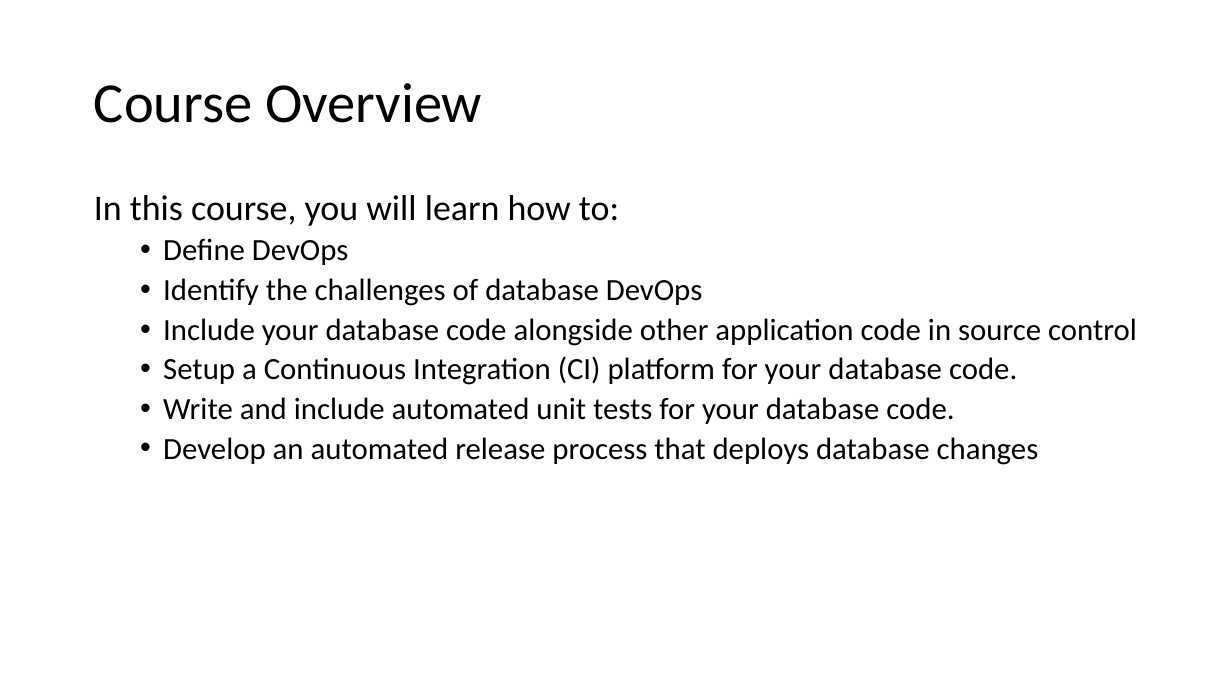
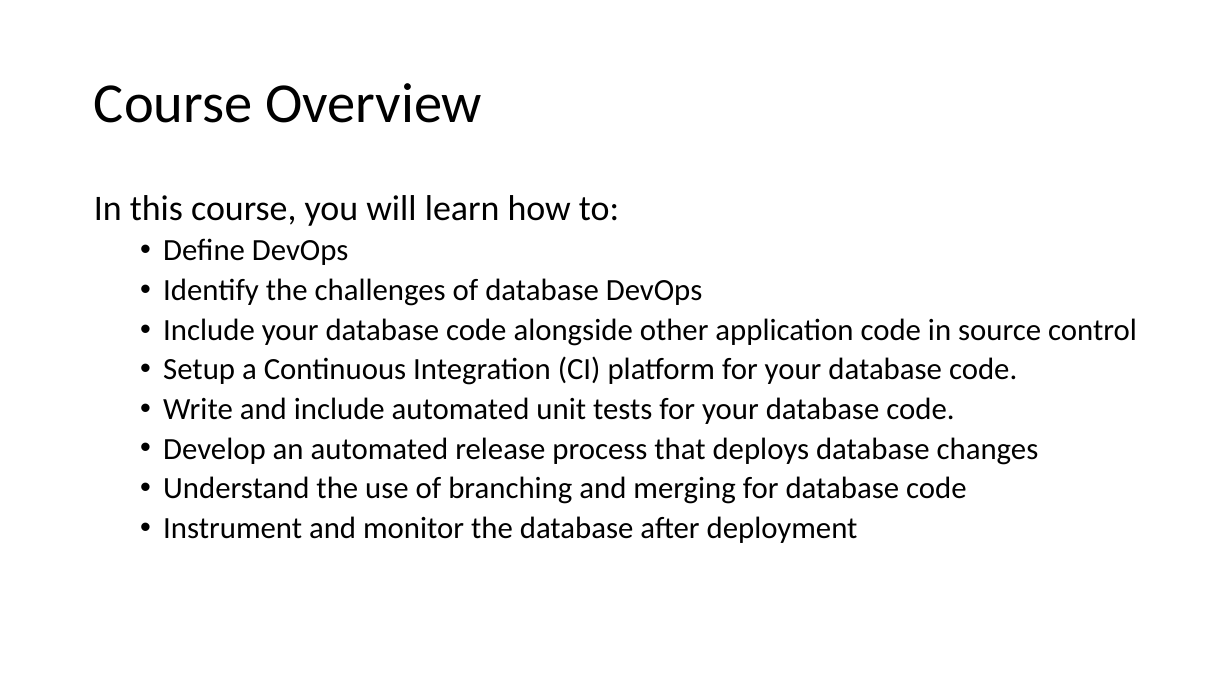
Before and after one commit to way0utwest/DatabaseDevOpsMS, a slide deck: slide 6 of Section 1- Intro to DevOps/1.1IntroDatabaseDevOps.pptx. Drawn at 1232x693 pixels with LibreOffice and Linux fonts; fonts in the diff are those of the drawing. Boxes give left, top, right and bottom in pixels: in the first picture for what was removed or moved away, otherwise in the second. Text is boxed around its words. In the diff, an @@ line names an element or a change of style, - is before the commit and + after.

```diff
--- a/Section 1- Intro to DevOps/1.1IntroDatabaseDevOps.pptx
+++ b/Section 1- Intro to DevOps/1.1IntroDatabaseDevOps.pptx
@@ text at (163,476,967,543): paragraphs added @@
+  • Understand the use of branching and merging for database code
+  • Instrument and monitor the database after deployment
```
Also in this commit, not shown: 3 other slides changed, 1 other file.
